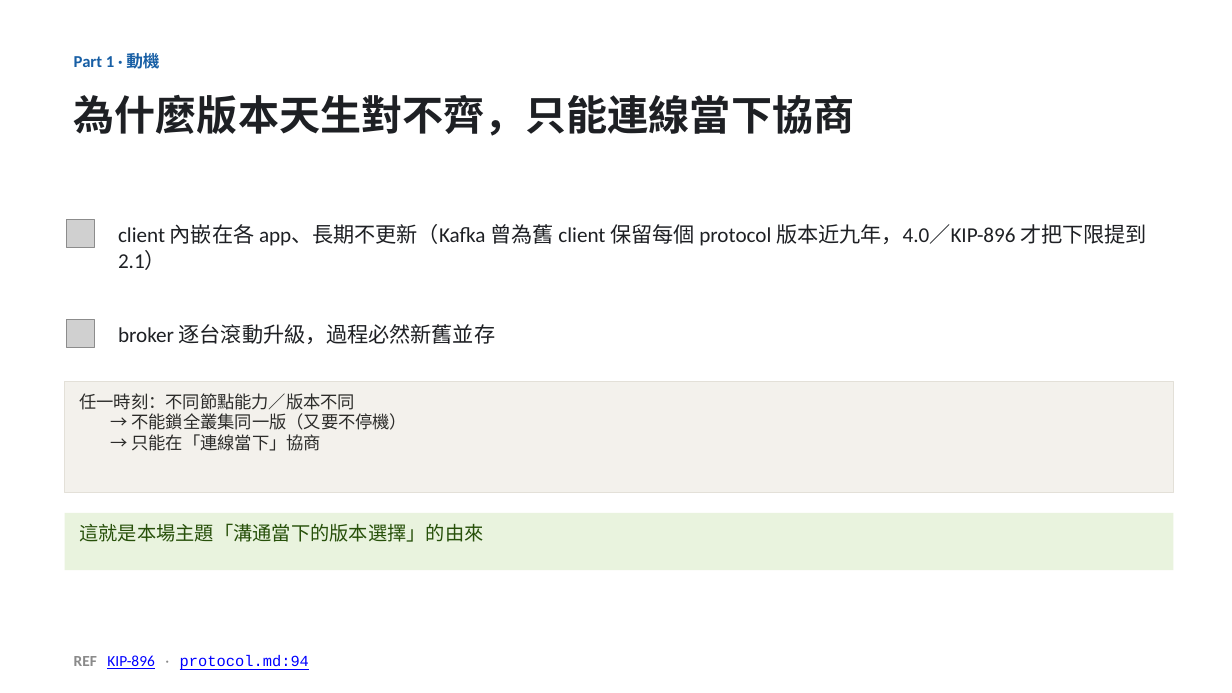
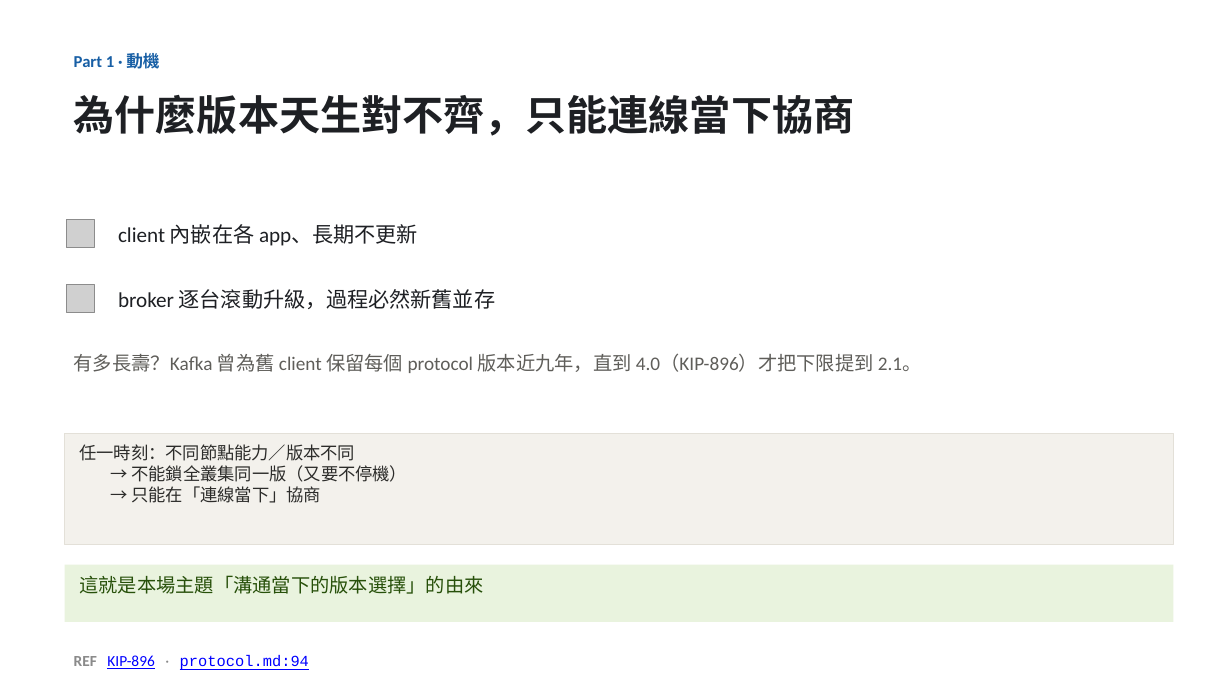
Before and after one commit to unknowntpo/kafka, a slide deck: slide 4 of study/version-control/kafka-version-negotiation.pptx. Drawn at 1232x693 pixels with LibreOffice and Linux fonts; fonts in the diff are those of the drawing; grey boxes stand for pictures. Boxes give left, top, right and bottom in pixels: in the first picture for what was removed or moved away, otherwise in the second. Text is boxed around its words. In the diff, an @@ line names an element or a change of style, - is before the commit and + after.

```diff
--- a/study/version-control/kafka-version-negotiation.pptx
+++ b/study/version-control/kafka-version-negotiation.pptx
@@ text at box(118, 224, 418, 246): text changed @@
-client 內嵌在各 app、長期不更新（Kafka 曾為舊 client 保留每個 protocol 版本近九年，4.0／KIP-896 才把下限提到 2.1）
+client 內嵌在各 app、長期不更新
@@ picture: place and size @@
-picture at box(67, 320, 94, 348)
+picture at box(67, 285, 94, 312)
@@ text "broker 逐台滾動升級，過程必然新舊並存": place and size @@
-text "broker 逐台滾動升級，過程必然新舊並存" at box(118, 324, 495, 344)
+text "broker 逐台滾動升級，過程必然新舊並存" at box(118, 289, 495, 309)
@@ text added at box(74, 354, 922, 373), 15 pt, text #5F5E5A @@
+有多長壽？Kafka 曾為舊 client 保留每個 protocol 版本近九年，直到 4.0（KIP-896）才把下限提到 2.1。
@@ rectangle "任一時刻：不同節點能力／版本不同": place and size @@
-rectangle "任一時刻：不同節點能力／版本不同" at box(65, 382, 1174, 493)
+rectangle "任一時刻：不同節點能力／版本不同" at box(65, 433, 1174, 544)
@@ rectangle "這就是本場主題「溝通當下的版本選擇」的由來": place and size @@
-rectangle "這就是本場主題「溝通當下的版本選擇」的由來" at box(65, 513, 1174, 570)
+rectangle "這就是本場主題「溝通當下的版本選擇」的由來" at box(65, 565, 1174, 622)
```
Also in this commit, not shown: 1 other slide changed, 1 other file.
